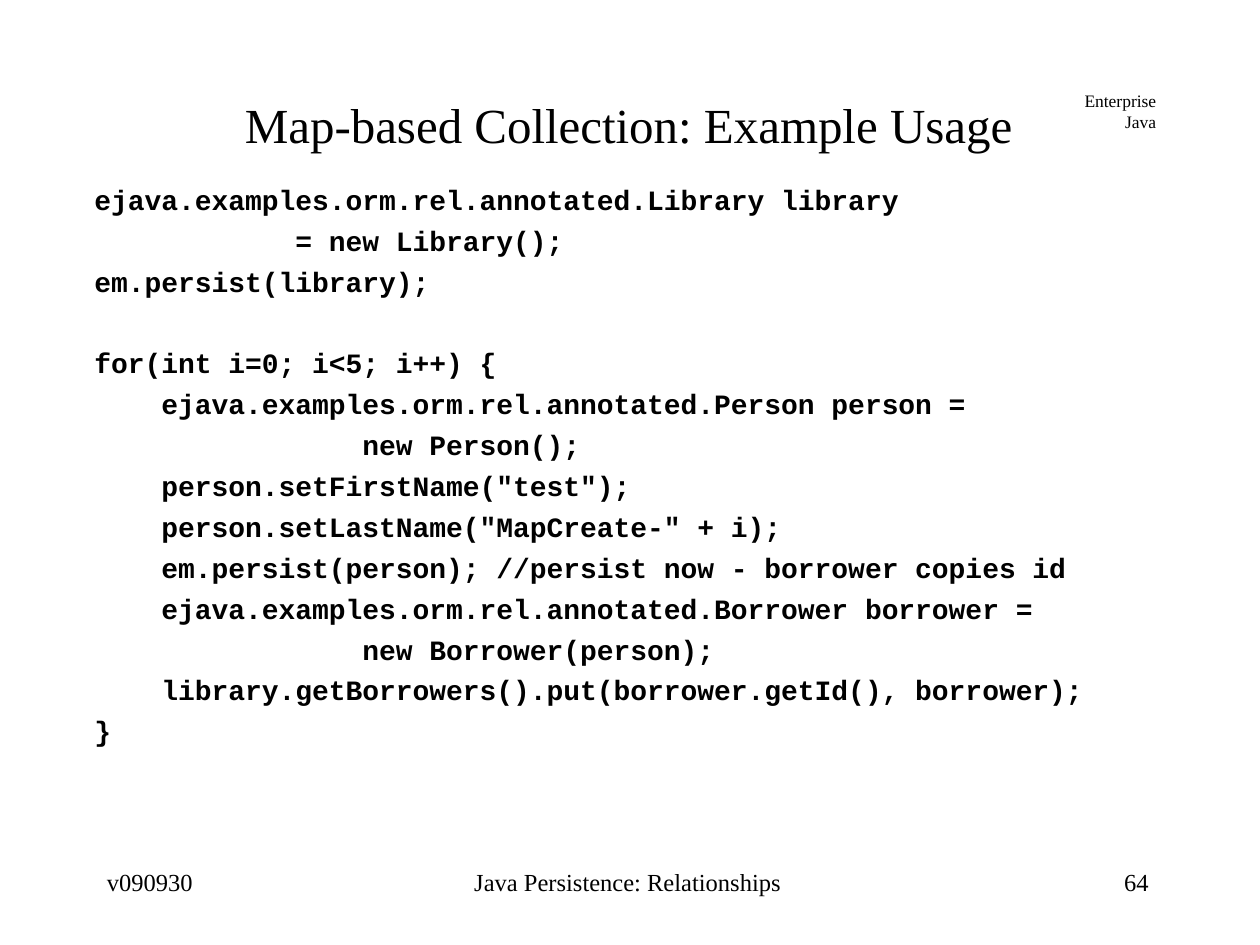
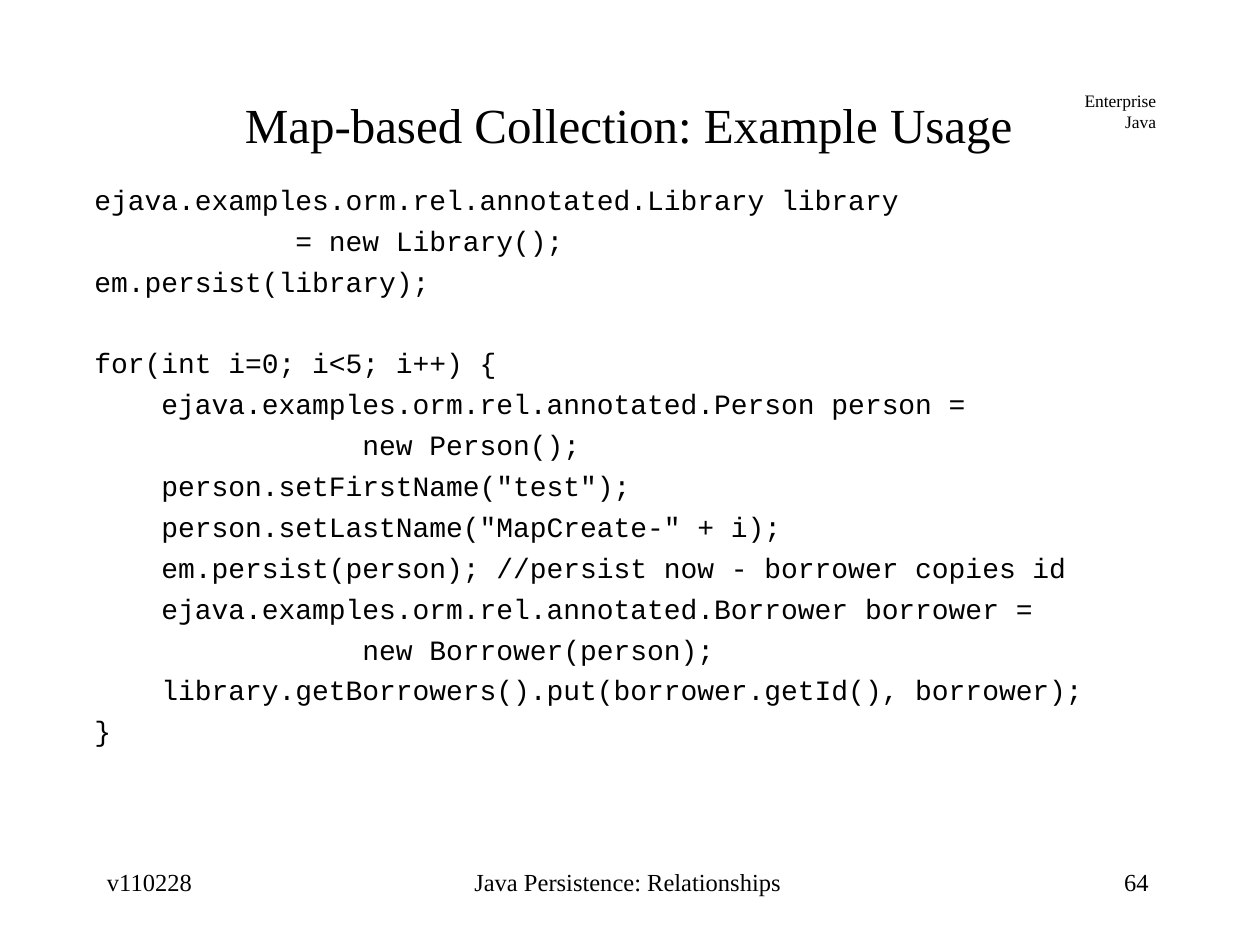
Before and after one commit to jcstaff/ejava-javaee, a slide deck: slide 64 of ormRelations/src/site/resources/lectures/ormRelations.ppt. Drawn at 1260x945 pixels with LibreOffice and Linux fonts; fonts in the diff are those of the drawing. Boxes give left, top, right and bottom in pixels: in the first picture for what was removed or moved away, otherwise in the second. Text is boxed around its words. In the diff, an @@ line names an element or a change of style, - is before the commit and + after.

```diff
--- a/ormRelations/src/site/resources/lectures/ormRelations.ppt
+++ b/ormRelations/src/site/resources/lectures/ormRelations.ppt
@@ text "ejava.examples.orm.rel.annotated.Library library" at (94,190,1083,706): bold off @@
@@ text at (107,874,192,892): text changed @@
-v090930
+v110228
```
Also in this commit, not shown: 67 other slides changed, 26 other files.
